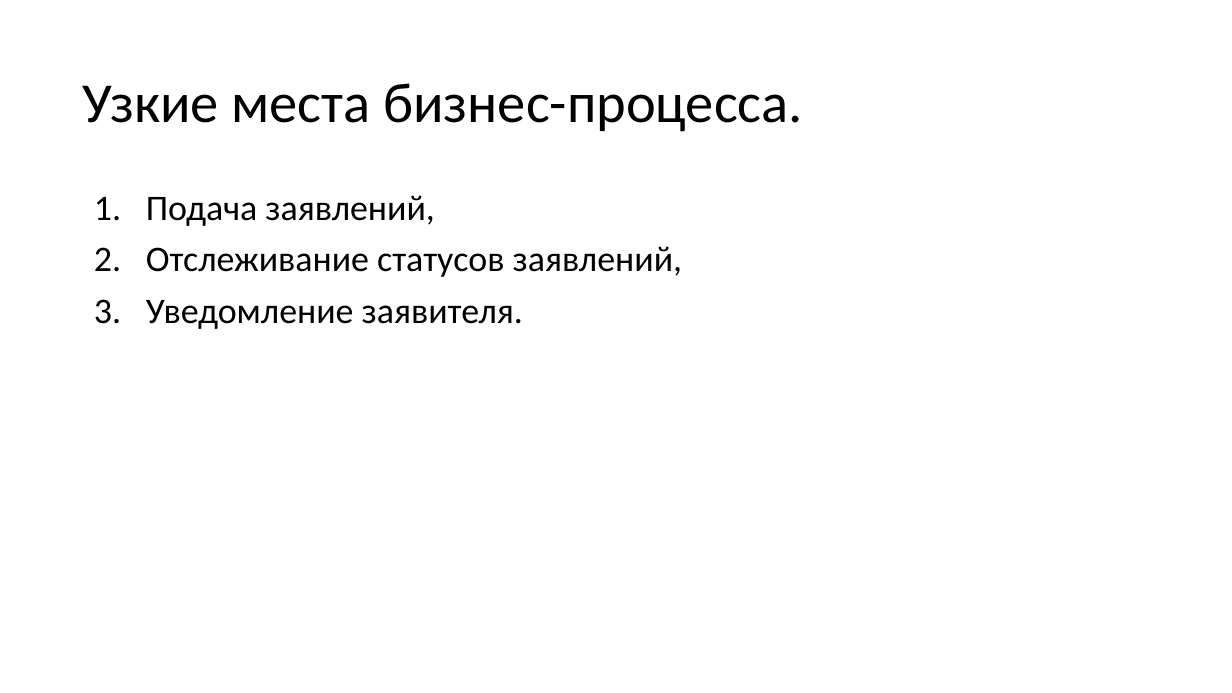
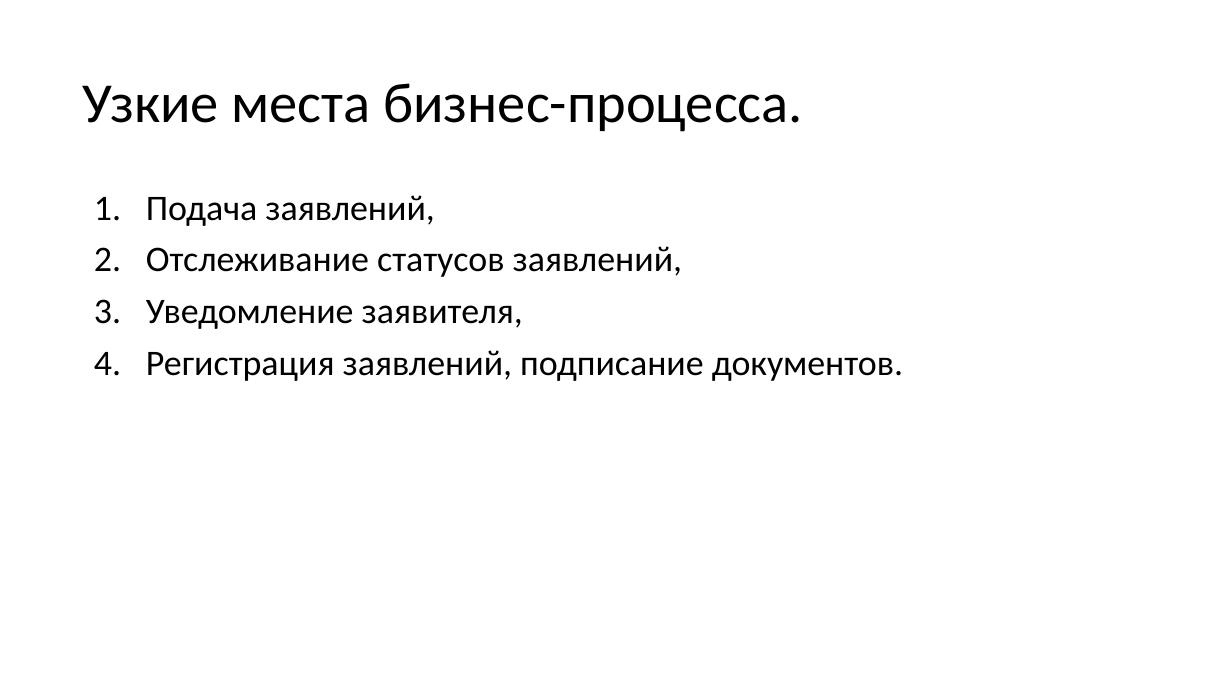
Before and after one commit to mcdodik20008/docs, a slide deck: slide 10 of Презентация.pptx. Drawn at 1232x693 pixels with LibreOffice and Linux fonts; fonts in the diff are those of the drawing. Boxes give left, top, right and bottom in pixels: in the first picture for what was removed or moved away, otherwise in the second. Text is boxed around its words. In the diff, an @@ line names an element or a change of style, - is before the commit and + after.

```diff
--- a/Презентация.pptx
+++ b/Презентация.pptx
@@ text at [146, 300, 903, 381]: text changed; text colour #000000 to #303030 @@
-3. Уведомление заявителя.
+3. Уведомление заявителя,
+4. Регистрация заявлений, подписание документов.
```
Also in this commit, not shown: 14 other slides changed, 3 slides added.
